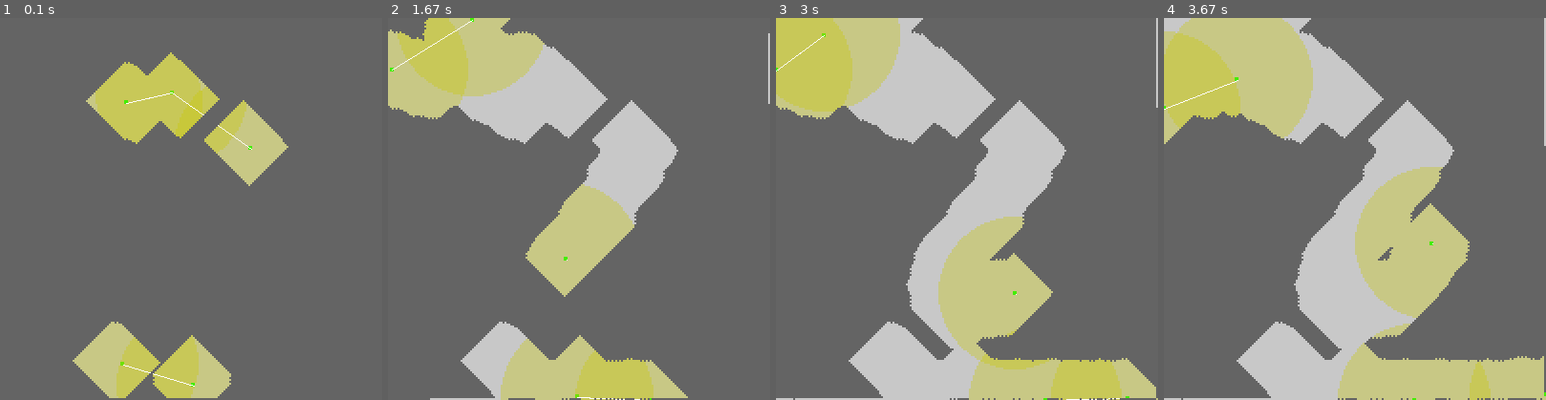
Above: before the commit, frames 1-4 (left to right).
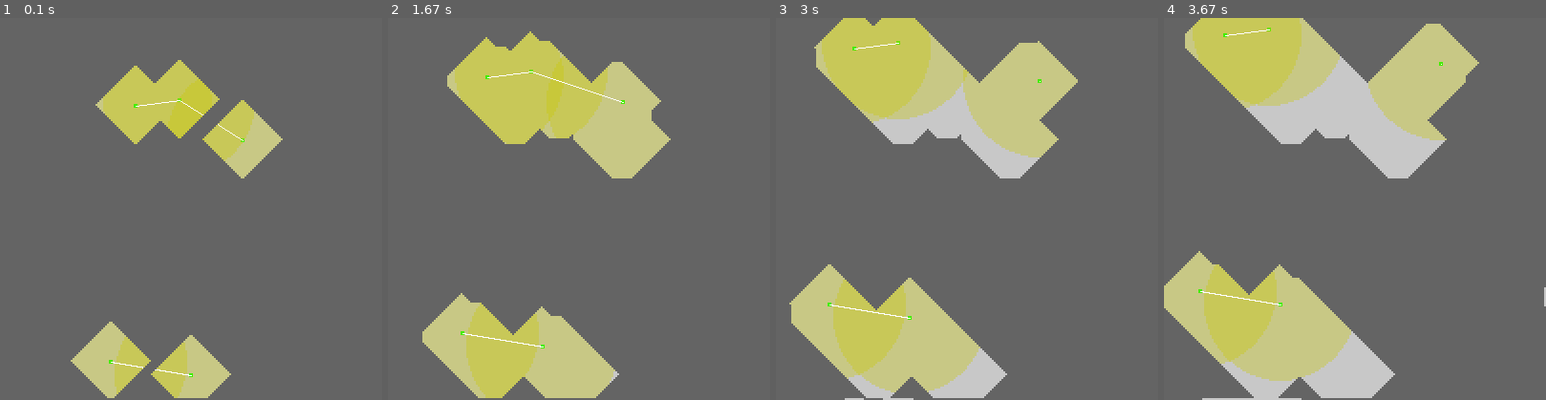
Above: after the commit, the same moments.

Repository: R1leMargoulin/RAPID
Game: pygame game, started from examples/program_examples/simulation_example.py
Two runs of this game, one before a commit and one after it. Both use one fixed random seed, a clock stepped at 60 frames per second and the inputs below.
Inputs:
- Up to frame 1 (0.1 s): no input
- Up to frame 2 (1.67 s): no input
- Up to frame 3 (3 s): no input
- Up to frame 4 (3.67 s): tap Enter at 3.33 s

The runs differ from the first frame. In frame 1, 3.9% of the frame differs, in the area x 18-76%, y 9-100%; in frame 2, 32%; in frame 3, 42%; in frame 4, 45%, in the area x 0-100%, y 0-100%.

Commit message:
limited communication exploration

Diff:
--- a/RAPID/Agents.py
+++ b/RAPID/Agents.py
@@ -5,6 +5,7 @@
 
 from .Environment import Environment
 from .utils import *
+from .grid_variables import *
 
 import numpy as np
 import random
@@ -13,7 +14,7 @@
 
 
 class Robot(Sprite):
-    def __init__(self, env:Environment, robot_id:int, size, color, init_transform = (0, 0, 0), max_speed = (2,2,2), vision_range=20, communication_range = 40):#TODO rendre abstrait
+    def __init__(self, env:Environment, robot_id:int, size, color, init_transform = (0, 0, 0), max_speed = (2,2,2), vision_range=20, communication_range = 40, communication_frequency = 10):#TODO rendre abstrait
         """
         Robot class are our agents representing robots.
 
@@ -29,6 +30,7 @@
         - max_speed:(float,float,float) 2d transform representation of the maximum speeds for all components.
         - vision range:int = distance a robot can sense to
         - communication_range:int =  when communication is limited, the robot can share information within robots in the communication radius.
+        - communication_frequency:int = when agent share it's beliefs: number of steps the agent needs to wait before it can communicate again
         """
         super().__init__()
         # inital values
@@ -51,6 +53,8 @@
         #communication
         self.communication_mode = self.env.communication_mode
         self.communication_range = communication_range
+        self.communication_frequency = communication_frequency
+        self.time_from_last_communication = 0
 
 
         #Metrics
@@ -74,22 +78,26 @@
                 pass
             else:
                 self.env.agents_tools["blackboard"]={}
-                self.env.agents_tools["blackboard"]["occupancy_grid"]=np.full((self.env.width, env.height), -1)
+                self.env.agents_tools["blackboard"]["occupancy_grid"]=np.full((self.env.width, env.height), OG_UNKNOWN_CELL)
                 if self.env.full_knowledge:
-                    self.env.agents_tools["blackboard"]["occupancy_grid"] *= 0 #make all cell free
-                    for o in self.env.obstacles:
-                        self.env.agents_tools["blackboard"]["occupancy_grid"][o.rect.centerx][o.rect.centery] = 1 #draw obstacles in the belief space occupation grid
-
-                    self.env.agents_tools["blackboard"].update(self.env.interest_points) #take knowledge of the interest points.
+                    self.env.agents_tools["blackboard"]["occupancy_grid"] = self.env.real_occupancy_grid
+                    # self.env.agents_tools["blackboard"]["occupancy_grid"] *= OG_FREE_CELL #make all cell free
+                    # for o in self.env.obstacles:
+                    #     self.env.agents_tools["blackboard"]["occupancy_grid"][o.rect.centerx][o.rect.centery] = OG_WALL #draw obstacles in the belief space occupation grid
+
+                    # self.env.agents_tools["blackboard"].update(self.env.interest_points) #take knowledge of the interest points.
 
         elif self.communication_mode == "limited":
-            self.belief_space = {"occupancy_grid":np.full((self.env.width, env.height), -1), "interest_points":{}}
+            self.belief_space = {"occupancy_grid":np.full((self.env.width, env.height), OG_UNKNOWN_CELL), "interest_points":{}}
             if self.env.full_knowledge:
-                self.belief_space["occupancy_grid"] *= 0 #make all cell free
-                for o in self.env.obstacles:
-                    self.belief_space["occupancy_grid"][o.rect.centerx][o.rect.centery] = 1 #draw obstacles in the belief space occupation grid
-
-                self.belief_space["interest_points"].update(self.env.interest_points) #take knowledge of the interest points.
+                self.belief_space["occupancy_grid"] = self.env.real_occupancy_grid
+                #TODO clean le code en commentaire, je le farde en backup au cas ou la.
+
+                # self.belief_space["occupancy_grid"] *= OG_FREE_CELL #make all cell free
+                # for o in self.env.obstacles:
+                #     self.belief_space["occupancy_grid"][o.rect.centerx][o.rect.centery] = OG_WALL #draw obstacles in the belief space occupation grid
+
+                # self.belief_space["interest_points"].update(self.env.interest_points) #take knowledge of the interest points.
             #then we need to create a communication halo object for the agent
             self.communication_halo = Sprite()
             self.communication_halo.rect = Rect((self.transform.x,self.transform.y), (0,0)).inflate(self.communication_range*2, self.communication_range*2)
@@ -112,9 +120,19 @@
             screen.blit(scale(self.surf, scaled_rect.size), scaled_rect)
             #screen.blit(self.surf, self.rect) BACKUP scaling
 
-            halo_scaled_rect = Rect(self.communication_halo.rect.x * self.env.scaling_factor, self.communication_halo.rect.y * self.env.scaling_factor, self.communication_halo.rect.width * self.env.scaling_factor, self.communication_halo.rect.height * self.env.scaling_factor)
-            screen.blit(scale(self.communication_halo.image, halo_scaled_rect.size), halo_scaled_rect)
-
+            if self.env.communication_mode == "limited":
+                #belief sharing handling
+                if self.time_from_last_communication < self.communication_frequency:
+                    self.time_from_last_communication +=1
+
+                elif self.connected_robots:
+                    self.belief_transfer()
+                    self.time_from_last_communication = 0
+                else:
+                    self.time_from_last_communication +=1
+
+                halo_scaled_rect = Rect(self.communication_halo.rect.x * self.env.scaling_factor, self.communication_halo.rect.y * self.env.scaling_factor, self.communication_halo.rect.width * self.env.scaling_factor, self.communication_halo.rect.height * self.env.scaling_factor)
+                screen.blit(scale(self.communication_halo.image, halo_scaled_rect.size), halo_scaled_rect)
 
     def translate(self, speed_x, speed_y):
         #old positions for distance calculation
@@ -164,9 +182,11 @@
         # update positions of pygame objects
         self.rect.centerx = int(self.transform.x)
         self.rect.centery = int(self.transform.y)
-        #same for communication Halo
-        self.communication_halo.rect.centerx = int(self.transform.x)
-        self.communication_halo.rect.centery = int(self.transform.y)
+
+        if self.env.communication_mode == "limited":
+            #same for communication Halo
+            self.communication_halo.rect.centerx = int(self.transform.x)
+            self.communication_halo.rect.centery = int(self.transform.y)
 
     def navigate_through_target_path(self): #TODO rendre abstraite
         pass
@@ -179,11 +199,11 @@
         #Depending of the communication/mode, we won't handle the data the same way
         if self.communication_mode == "blackboard":
             for n in neighbors:
-                self.env.agents_tools["blackboard"]["occupancy_grid"][n[0]][n[1]] = self.env.real_occupation_grid[n[0]][n[1]] #get the real value (simulates sensing, note that we could add noise.)
+                self.env.agents_tools["blackboard"]["occupancy_grid"][n[0]][n[1]] = self.env.real_occupancy_grid[n[0]][n[1]] #get the real value (simulates sensing, note that we could add noise.)
 
         elif self.communication_mode == "limited":
             for n in neighbors:
-                self.belief_space["occupancy_grid"][n[0]][n[1]] = self.env.real_occupation_grid[n[0]][n[1]] #get the real value (simulates sensing, note that we could add noise.)
+                self.belief_space["occupancy_grid"][n[0]][n[1]] = self.env.real_occupancy_grid[n[0]][n[1]] #get the real value (simulates sensing, note that we could add noise.)
 
     def get_neighbors_pixels(self, distance:int, stop_at_wall = False, self_inclusion = True):
         """
@@ -215,7 +235,7 @@
                         else:
                             neighbors.append(neighbor) #we add the cell to neighbors
                             #if we have to stop at a wall and the cells corresponds to the one of a wall, we stop the propagation.
-                            if stop_at_wall and (self.env.real_occupation_grid[neighbor[0]][neighbor[1]]==1):
+                            if stop_at_wall and (self.env.real_occupancy_grid[neighbor[0]][neighbor[1]]==1):
                                 pass
                             else:
                                 next_queue.append(neighbor)
@@ -226,20 +246,25 @@
 
         return neighbors
 
-    def belief_transfer(self, robot_id, beliefs): #TODO, implementer le transfert des beliefs plus tard.
-        """
-        NOT IMPLEMENTED YET
-        """
-        if beliefs != self.belief_link:
-            # merge(self.belief_space, beliefs)
-            return True, self.belief_space
-        else :
-            return False, None
+    def belief_transfer(self): #TODO, implementer le transfert des beliefs plus tard.
+        """
+        va transférer la table de beliefs (la grille d'occupation uniquement pour le moment) à tous les voisins de communiation.
+        """
+        for robot in self.connected_robots:
+            robot.recieve_belief(self.belief_space)
+            pass
+
+    def recieve_belief(self, sender_belief_space):
+        #TODO
+        #dans un premiers temps, on ne partage que la grille d'occupation.
+        #en supposant que le sensing de chaque agent est correct (on y mettra des probabilités plus tard, en ajoutant un layer) on peut simplement merge les deux grilles en prennant le max de chacune
+        #car -1 = unknown, 0 = free, 1 = obstacle, et quand c'est plus grand c'est des points d'interets.
+        self.belief_space["occupancy_grid"] = np.maximum.reduce([self.belief_space["occupancy_grid"], sender_belief_space["occupancy_grid"]])
 
 class Ground(Robot):
 
-    def __init__(self, env, robot_id, size = 1, color = (0, 255, 0), init_transform = (0,0,0), max_speed = (1.0,0.0,1.5),vision_range=20, communication_mode="blackboard", communication_range = 40, behavior_to_use = "random"):
-        super().__init__(env, robot_id, size, color, init_transform= init_transform, max_speed=max_speed, communication_range=communication_range)
+    def __init__(self, env, robot_id, size = 1, color = (0, 255, 0), init_transform = (0,0,0), max_speed = (1.0,0.0,1.5),vision_range=20, communication_mode="blackboard", communication_range = 40, communication_frequency = 10, behavior_to_use = "random"):
+        super().__init__(env, robot_id, size, color, init_transform= init_transform, max_speed=max_speed, communication_range=communication_range, communication_frequency=communication_frequency)
         self.behavior_space = ["random", "target_djikstra", "nearest_frontier"]
 
         #handle behavior space string
@@ -283,9 +308,10 @@
         self.speed.x = 1
         self.speed.y = 1
 
-        if "target_points" in self.belief_space["interest_points"]:
+        if OG_TARGET_POINT in self.belief_space["occupancy_grid"]:
+            tp_coords = np.where(self.belief_space["occupancy_grid"] == OG_TARGET_POINT)
             if not "djikstra" in self.belief_space:
-                self.belief_space.update({"djikstra": djikstra(self.belief_space["occupancy_grid"], self.belief_space["interest_points"]["target_points"][0])}) #fonctionne en full knowledge de la map.
+                self.belief_space.update({"djikstra": djikstra(self.belief_space["occupancy_grid"],(tp_coords[0][0], tp_coords[1][0]))}) #fonctionne en full knowledge de la map.
             else :
                 #determination de la cellule discrete de la belief base sur laquelle on est:
                 position_actuelle = (int(self.transform.x), int(self.transform.y)) #TODO changer si on decide de varier la taille de la belief map.
@@ -298,7 +324,7 @@
                     voisin = (position_actuelle[0] + direction[0], position_actuelle[1] + direction[1])
 
                     # Vérifier si le voisin est valide (pas d'obstacle et a l'inerieur de l'env)
-                    if 0 <= voisin[0] < self.belief_space["occupancy_grid"].shape[0] and 0 <= voisin[1] < self.belief_space["occupancy_grid"].shape[1] and self.belief_space["occupancy_grid"][voisin] == 0:
+                    if 0 <= voisin[0] < self.belief_space["occupancy_grid"].shape[0] and 0 <= voisin[1] < self.belief_space["occupancy_grid"].shape[1] and self.belief_space["occupancy_grid"][voisin] == OG_FREE_CELL:
                         voisins.append(voisin)
 
                 # Trouver le voisin avec le coût le plus bas dans la distance_map
@@ -333,10 +359,6 @@
         self.sense()#first of all sense the env.
 
         if self.communication_mode == "blackboard":
-            # if "frontiers" in self.env.agents_tools["blackboard"]:
-            #     pass
-            # else:
-            #     self.env.agents_tools["blackboard"]["frontiers"]= []
             if np.any(self.target):#si on a une target
                 if self.path_to_target: #If we have a path to our target, we continue this path.
                     self.navigate_through_target_path()
@@ -355,8 +377,24 @@
                         distance = hdist
                         self.target = tuple(f.tolist()) #set the frontier as new target
 
-        elif self.communication_mode =="limited:":
-            pass #TODO
+        elif self.communication_mode =="limited":
+            if np.any(self.target):#si on a une target
+                if self.path_to_target: #If we have a path to our target, we continue this path.
+                    self.navigate_through_target_path()
+                    pass
+                else: #if we don't have any path, then compute it with A* for our target
+                    self.path_to_target = a_star_search(self.belief_space["occupancy_grid"], (int(self.transform.x),int(self.transform.y)), (self.target[0], self.target[1])) #from utils : A* Path calculation
+
+            else: #sinon on va chercher les frontières.
+                #frontier detection from belief space
+                frontiers = find_frontier_cells(self.belief_space["occupancy_grid"]) #from utils
+                #then we take the closest one.
+                distance = np.inf
+                for f in frontiers:
+                    hdist = heuristic_frontier_distance((self.transform.x, self.transform.y), (f[0], f[1]), self.belief_space["occupancy_grid"])
+                    if hdist < distance :
+                        distance = hdist
+                        self.target = tuple(f.tolist()) #set the frontier as new target
 
     def navigate_through_target_path(self):
         #we should be nearby the first point of the path, else we delete it and we'll compute an other one:
--- a/RAPID/Environment.py
+++ b/RAPID/Environment.py
@@ -5,6 +5,7 @@
 from pygame.locals import (K_ESCAPE, KEYDOWN)
 
 from .utils import *
+from .grid_variables import *
 
 import numpy as np
 from PIL import Image
@@ -61,11 +62,11 @@
         if(env_image):
             self.width = env_image.size[0]
             self.height = env_image.size[1]
-            self.real_occupation_grid = np.zeros((self.width, self.height))
+            self.real_occupancy_grid = np.zeros((self.width, self.height))
 
             self.create_env_from_image(env_image)
         else:
-            self.real_occupation_grid = np.zeros((self.width, self.height))
+            self.real_occupancy_grid = np.zeros((self.width, self.height))
             if self.render:
                 #self.screen = pygame.display.set_mode((self.width, self.height)) #BACKUP scaling
                 self.screen = pygame.display.set_mode((self.width * self.scaling_factor, self.height * self.scaling_factor))
@@ -140,7 +141,6 @@
         if self.communication_mode == "limited":
             self.limited_communication_update()
 
-
     def add_agent(self, agent):
         self.agents.append(agent)
         self.agent_group.add(self.agents[-1])
@@ -164,7 +164,7 @@
                     self.create_wall(o,l)
 
     def create_wall(self, coord_x, coord_y):
-        self.real_occupation_grid[coord_x][coord_y] = 1
+        self.real_occupancy_grid[coord_x][coord_y] = OG_WALL
 
         sprite = pygame.sprite.Sprite()
         sprite.image = pygame.Surface((1, 1))
@@ -191,7 +191,6 @@
         for agent in self.agents:
             for link in potential_links_dict[str(agent.robot_id)]:
                 if str(agent.robot_id) in potential_links_dict[link] : #if reciprocity
-                    #TODO CREATE ACTUAL LINK
                     #find the linked robot and append the loop robot to it.
                     for r in self.agents:
                         if str(r.robot_id) == link:
@@ -200,7 +199,6 @@
                             break
                     potential_links_dict[link].remove(str(agent.robot_id)) #we remove the agent in the other agent's list in order to avoid double links.
 
-        #TODO if render, draw a line between connected robots.
         if self.render:
             for a in self.agents:
                 for cr in a.connected_robots:
@@ -231,7 +229,6 @@
         """
 
         super().__init__(render, width, height, background_color, caption, env_image, limit_of_steps=limit_of_steps, scaling_factor=scaling_factor, communication_mode=communication_mode)
-        self.interest_points.update({"target_points":[]})
         if target_point :
             self.init_target_point(x=target_point[0], y=target_point[1])
         else : #s'il n'y a pas de target point, on en génère un aléatoirement:
@@ -260,7 +257,7 @@
             logging.warning("Target point overlaps with an obstacle, reallocating it randomly.")
             self.target_point.rect.center = (randrange(0, self.width), randrange(0, self.height))
 
-        self.interest_points["target_points"].append((self.target_point.rect.centerx, self.target_point.rect.centery))
+        self.real_occupancy_grid[self.target_point.rect.centerx][self.target_point.rect.centery] = OG_TARGET_POINT
 
     def goal_condition(self):
         if len(pygame.sprite.spritecollide(self.target_point, self.agent_group, False)) >= self.amount_of_agent_goal:
@@ -291,18 +288,15 @@
             - "limited":  Robots cannot share information on the blackboard, they need to keep their own belief of the environment state and share it with other robots when possible
         """
         super().__init__(render, width, height, background_color, caption, env_image, full_knowledge, limit_of_steps, scaling_factor, communication_mode=communication_mode)
-        #TODO : initier et placer la fog en interest point
         exp_map = np.zeros((self.width, self.height))
         self.interest_points.update({"exploration_map":exp_map})
         #on va pas mettre de fog sur les murs parce que la vision ne les traverse pas, si on a des murs plus épais que 2, alors il y aura toujours de la fog.
-        self.interest_points["exploration_map"] += self.real_occupation_grid
+        self.interest_points["exploration_map"] += self.real_occupancy_grid
 
         self.fog_texture = pygame.Surface((1,1))
         self.fog_texture.fill((100, 100, 100))
 
         self.exploration_completion = 0.0
-
-
 
     def run(self):
         #remove some fog around agents before launching
@@ -313,7 +307,6 @@
 
     def update(self):
         super().update()
-        #TODO!!!!!!!!!!!!!!!!!!!!!!!!!!!!!!!!
         for agent in self.agents:
             neighbours = agent.get_neighbors_pixels(distance = agent.vision_range, stop_at_wall = True, self_inclusion = True)
             self.mark_explored_cells(neighbours)
@@ -321,7 +314,6 @@
         if self.render:
             self.draw_fog()
         pass
-
 
     def draw_fog(self):
         unexplored_poses = np.where(self.interest_points["exploration_map"] == 0)
@@ -331,7 +323,6 @@
             self.screen.blit(pygame.transform.scale(self.fog_texture, scaled_rect.size), scaled_rect)
 
         pass
-
 
     def goal_condition(self):
         # print(np.count_nonzero(self.interest_points["exploration_map"]==1))
--- /dev/null
+++ b/RAPID/grid_variables.py
@@ -0,0 +1,7 @@
+#variables for occupancy grid
+OG_FREE_CELL = 0
+OG_WALL = 1
+
+OG_TARGET_POINT = 5
+
+OG_UNKNOWN_CELL = -1
--- a/RAPID/utils.py
+++ b/RAPID/utils.py
@@ -1,5 +1,7 @@
 import numpy as np
 import heapq
+
+from .grid_variables import *
 
 
 
@@ -67,14 +69,14 @@
         for c in range(height):
             # Check if the current cell is known (0 or 1)
             #if grid[r, c] == 0 or grid[r, c] == 1:
-            if grid[r, c] == 0: #test en enlevant les murs
+            if grid[r, c] == OG_FREE_CELL: #test en enlevant les murs
                 # Check the neighbors of the current cell
                 for dr, dc in shifts:
                     nr, nc = r + dr, c + dc
                     # Check if the neighbor is within the grid bounds
                     if 0 <= nr < width and 0 <= nc < height:
                         # Check if the neighbor is unknown (-1)
-                        if grid[nr, nc] == -1:
+                        if grid[nr, nc] == OG_UNKNOWN_CELL:
                             frontier_mask[r, c] = True
                             break  # No need to check other neighbors
 
@@ -130,7 +132,7 @@
 
             # Skip obstacle cells
             # if grid[neighbor] == 1 or grid[neighbor] == -1:
-            if grid[neighbor] == 1:
+            if grid[neighbor] == OG_WALL:
                 continue
 
             # If the neighbor is not in g_score or the tentative g_score is lower, update the scores
@@ -217,7 +219,7 @@
     # Calculate a simple obstacle penalty
     line = np.linspace(start, goal, num=int(euclidean_dist) + 1)
     line = [(int(x), int(y)) for x, y in line]
-    obstacle_penalty = sum(1 for x, y in line if grid[int(x), int(y)] == 1)
+    obstacle_penalty = sum(1 for x, y in line if grid[int(x), int(y)] == OG_WALL)
 
     # Combine Euclidean distance and obstacle penalty
     return euclidean_dist + obstacle_penalty * 100  # Weight for obstacle penalty
--- a/examples/program_examples/simulation_example.py
+++ b/examples/program_examples/simulation_example.py
@@ -39,7 +39,7 @@
                                     robot_id=len(env.agents)+1,
                                     init_transform=init_pos,
                                     max_speed=(2,0,0.5),
-                                    behavior_to_use="random", #change to target_djikstra with a target point env.
+                                    behavior_to_use="nearest_frontier", #change to target_djikstra with a target point env.
                                 ))
 
 
--- a/setup.py
+++ b/setup.py
@@ -2,7 +2,7 @@
 
 setup(
     name='RAPID',
-    version='0.4',
+    version='0.5',
     packages=find_packages(),
     description='Robotics Agent Prototyping for Intelligence Development',
     author='Erwan MARTIN',
